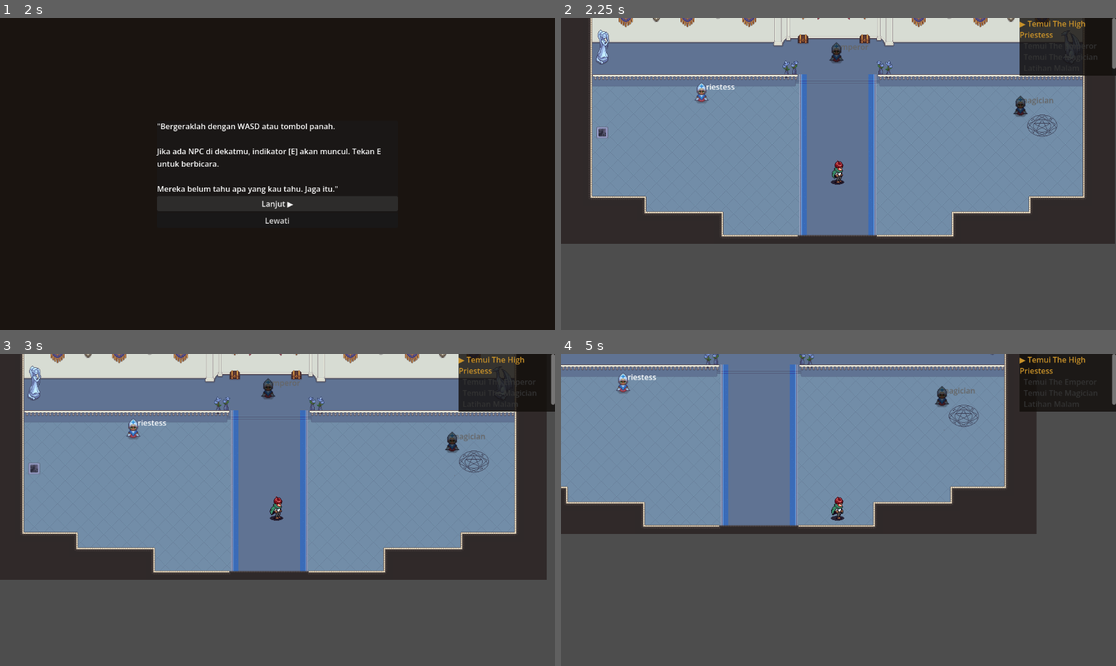
Above: before the commit, frames 1-4 (two rows, left to right).
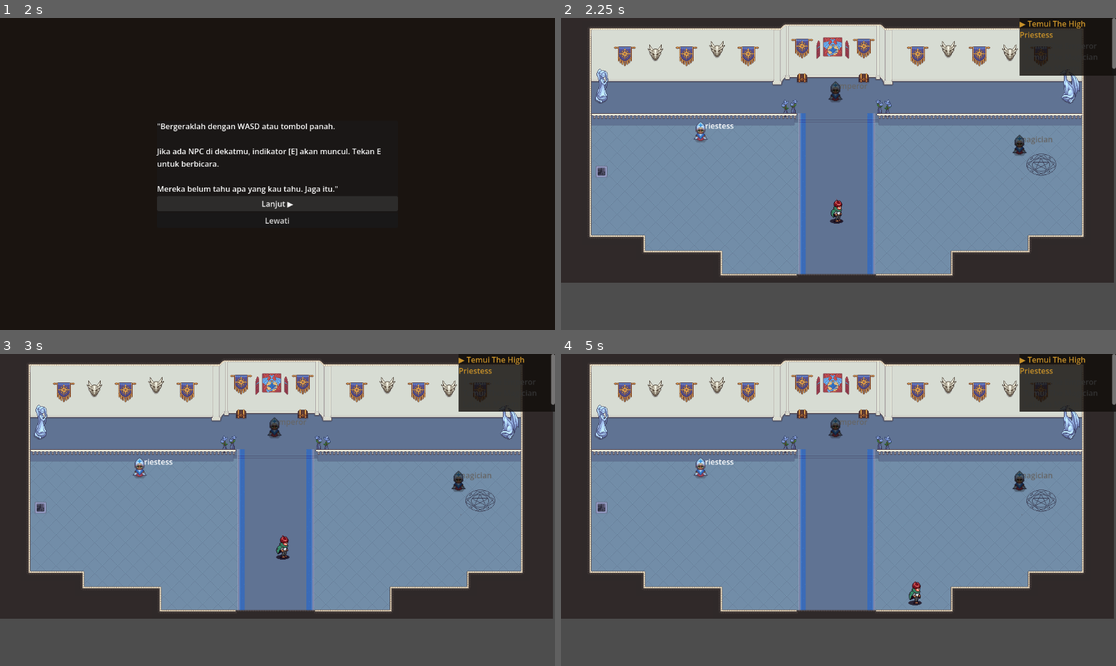
Above: after the commit, the same moments.

Repository: Jofadlan/the-jester-zero-hour
Game: Godot game, scene res://scenes/MainMenu.tscn
Same seed, same stepped clock (60 frames per second), same inputs: the game is played once before the commit and once after it.
Inputs:
- Up to frame 1 (2 s): click "Mainkan Story" at 0.5 s; click "Lanjut ▶" at 1.25 s
- Up to frame 2 (2.25 s): click "Lewati" at 2 s
- Up to frame 3 (3 s): tap Enter at 2.75 s; hold Right (ui_right) from 2.78 s (still down); tap Left (jalan) at 2.85 s
- Up to frame 4 (5 s): release Right (ui_right) at 3.53 s; hold Down (ui_down) 3.53-4.28 s; tap E (interact) at 3.6 s; tap Left (jalan) at 3.8, 4.35 s; hold Right (ui_right) from 4.28 s (still down)

Frame 1 is identical in both runs. In frame 2, 43% of the frame differs, in the area x 0-100%, y 0-85%; in frame 3, 45%; in frame 4, 71%.

Commit message:
feat: fixed camera per scene + credit scene after boss
- Add Camera2D (fixed) to RoyalHall at Vector2(580, 430)
- Add Camera2D (fixed) to Prison at Vector2(900, 380)
- Disable Camera2D on Player (current = false)
- Add CreditScene: 4 slides narasi post-boss, tone melankolis
- CreditScene → MainMenu after last slide
- CombatScene: boss defeated → CreditScene, lose/normal → RoyalHall

Diff:
--- a/scenes/CombatScene.gd
+++ b/scenes/CombatScene.gd
@@ -374,7 +374,10 @@
 
 func _on_stop_pressed():
 	GameManager.combat_mode = "normal"
-	get_tree().change_scene_to_file("res://scenes/RoyalHall.tscn")
+	if is_boss_fight and overlay_title.text == "✦ BOSS DEFEATED":
+		get_tree().change_scene_to_file("res://scenes/CreditScene.tscn")
+	else:
+		get_tree().change_scene_to_file("res://scenes/RoyalHall.tscn")
 
 func _update_joker_display():
 	for i in 2:
@@ -543,6 +546,9 @@
 	btn_stop.visible = true
 	btn_stop.text = "Selesai"
 	overlay.visible = true
+	UICorruptionTint.register(overlay_title, "theme_override_colors/font_color")
+	UICorruptionTint.register(overlay_sub,   "theme_override_colors/font_color", true)
+
 
 func _check_narrative_trigger():
 	for phase in narrative_phases:
--- /dev/null
+++ b/scenes/CreditScene.gd
@@ -0,0 +1,30 @@
+extends Node2D
+
+@onready var text_label : Label  = $UI/Panel/VBox/TextLabel
+@onready var btn_next   : Button = $UI/Panel/VBox/BtnNext
+
+var _index: int = 0
+
+const SLIDES: Array[String] = [
+	"*Langit merah perlahan memudar...*\n\n\"Kau telah menghadapi cerminanmu sendiri.\nDan kau masih berdiri.\n\nUntuk saat ini.\"",
+
+	"*The Lovers (VI) — dikalahkan.*\n\nBukan karena kau lebih kuat.\nTapi karena kau belum selesai.",
+
+	"*Suara itu terdengar lebih jauh dari biasanya...*\n\n\"Perjalanan ini baru saja dimulai.\nMasih ada dua puluh tahun yang harus kau jalani.\n\nDan pilihan-pilihan yang belum kau buat.\"",
+
+	"*Keheningan.*\n\n\"Kau tahu apa yang lucu dari semua ini?\n\nKau masih belum tahu siapa kau sebenarnya.\"\n\n— The World (XXI)",
+]
+
+func _ready() -> void:
+	btn_next.pressed.connect(_on_next)
+	text_label.text = SLIDES[0]
+	btn_next.text = "Lanjut ▶"
+
+func _on_next() -> void:
+	_index += 1
+	if _index >= SLIDES.size():
+		get_tree().change_scene_to_file("res://scenes/MainMenu.tscn")
+		return
+	text_label.text = SLIDES[_index]
+	if _index == SLIDES.size() - 1:
+		btn_next.text = "Selesai"
--- /dev/null
+++ b/scenes/CreditScene.tscn
@@ -0,0 +1,44 @@
+[gd_scene format=4 uid="uid://deduj3t7xrc7"]
+
+[ext_resource type="Script" path="res://scenes/CreditScene.gd" id="1_credit"]
+
+[node name="CreditScene" type="Node2D" unique_id=8900000001]
+script = ExtResource("1_credit")
+
+[node name="Background" type="ColorRect" parent="." unique_id=8900000002]
+anchors_preset = 15
+anchor_right = 1.0
+anchor_bottom = 1.0
+grow_horizontal = 2
+grow_vertical = 2
+color = Color(0.101960786, 0.078431375, 0.0627451, 1)
+
+[node name="UI" type="CanvasLayer" parent="." unique_id=8900000003]
+
+[node name="Panel" type="PanelContainer" parent="UI" unique_id=8900000004]
+anchors_preset = 8
+anchor_left = 0.5
+anchor_top = 0.5
+anchor_right = 0.5
+anchor_bottom = 0.5
+offset_left = -20.0
+offset_top = -20.0
+offset_right = 20.0
+offset_bottom = 20.0
+grow_horizontal = 2
+grow_vertical = 2
+
+[node name="VBox" type="VBoxContainer" parent="UI/Panel" unique_id=8900000005]
+layout_mode = 2
+theme_override_constants/separation = 20
+
+[node name="TextLabel" type="Label" parent="UI/Panel/VBox" unique_id=8900000006]
+custom_minimum_size = Vector2(500, 150)
+layout_mode = 2
+theme_override_colors/font_color = Color(0.788, 0.573, 0.165, 1)
+autowrap_mode = 3
+text = "..."
+
+[node name="BtnNext" type="Button" parent="UI/Panel/VBox" unique_id=8900000007]
+layout_mode = 2
+text = "Lanjut ▶"
--- a/scenes/Player.tscn
+++ b/scenes/Player.tscn
@@ -218,5 +218,5 @@
 
 [node name="Camera2D" type="Camera2D" parent="." unique_id=1889245359]
 visible = false
-curent = false
+enabled = false
 limit_left = 0
Not shown, added: scenes/CreditScene.gd.uid
